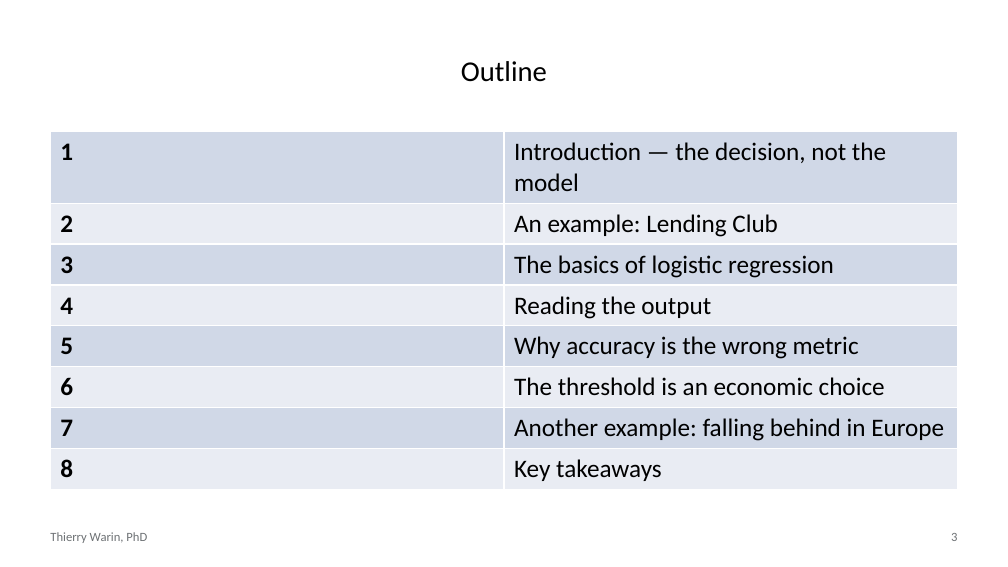
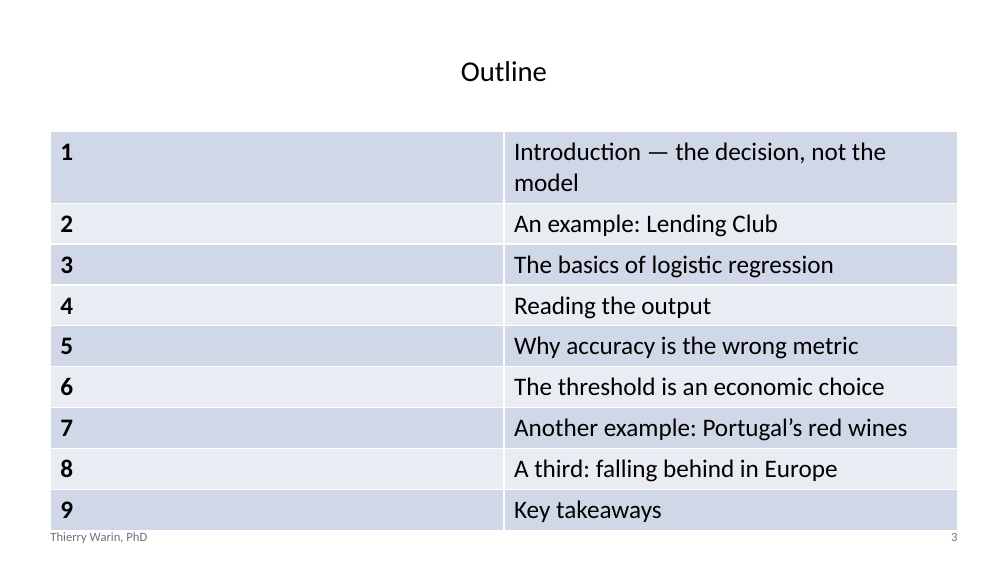
Before and after one commit to warint/quantitative-methods, a slide deck: slide 3 of 06-classification-logistic-and-penalised/slides.pptx. Drawn at 1008x567 pixels with LibreOffice and Linux fonts; fonts in the diff are those of the drawing. Boxes give left, top, right and bottom in pixels: in the first picture for what was removed or moved away, otherwise in the second. Text is boxed around its words. In the diff, an @@ line names an element or a change of style, - is before the commit and + after.

```diff
--- a/06-classification-logistic-and-penalised/slides.pptx
+++ b/06-classification-logistic-and-penalised/slides.pptx
@@ table at (50,132,958,526) @@
-row 7: 7 | Another example: falling behind in Europe
-row 8: 8 | Key takeaways
+row 7: 7 | Another example: Portugal’s red wines
+row 8: 8 | A third: falling behind in Europe
+row 9: 9 | Key takeaways
```
Also in this commit, not shown: 2 other slides changed, 5 slides added, 3 other files.
